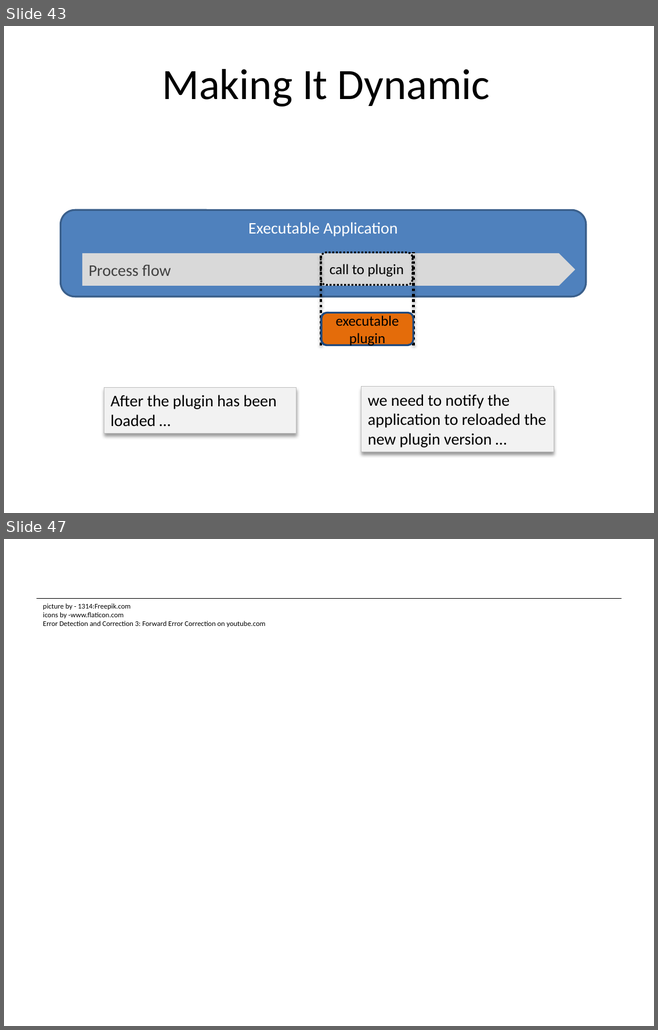
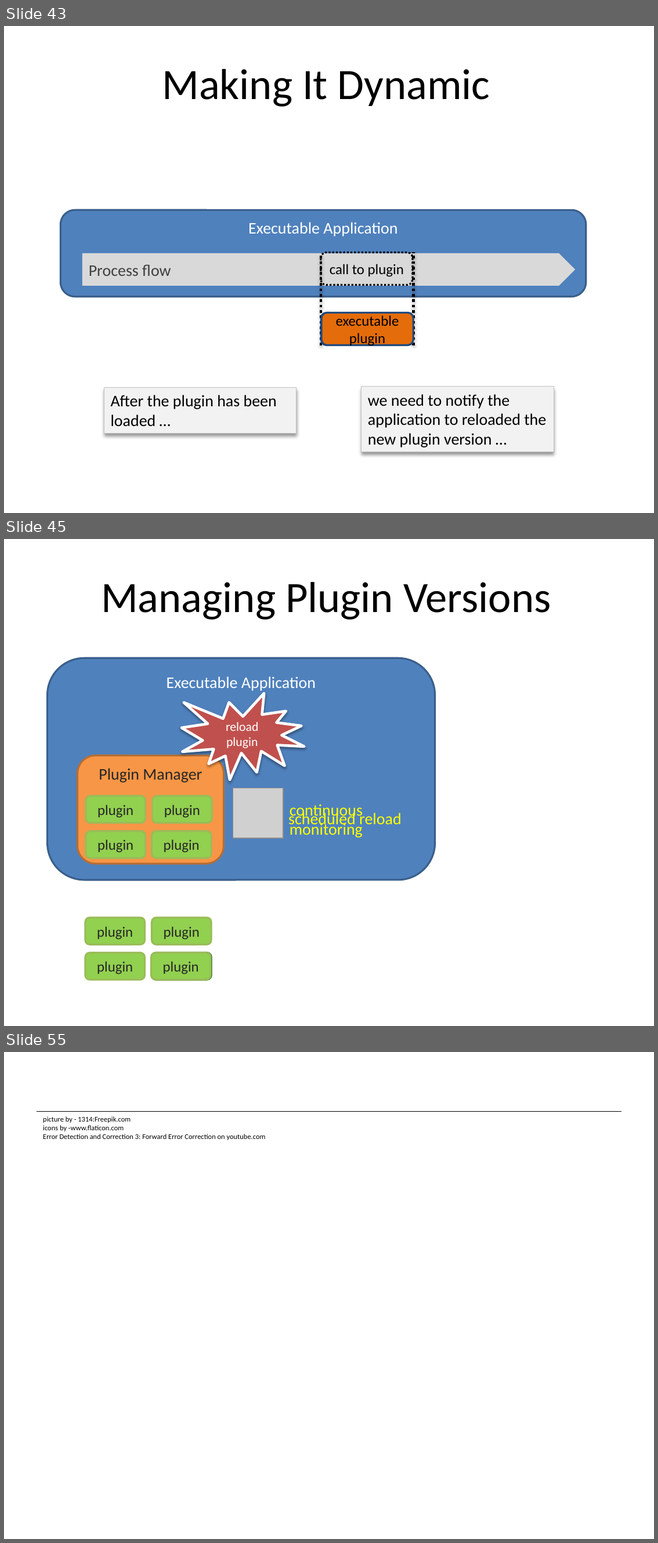
Before and after one commit to dsietz/datadot, a slide deck: Building Clustered Applications in a Distributed Architecture.pptx. Shown one above the other, each under a label of ours: slides 43 and 47 before the commit, slides 43, 45 and 55 after it; the slides between them are not shown. The pictures are 658x1030 and 658x1543 pixels, drawn with LibreOffice and Linux fonts; fonts in the diff are those of the drawing; grey boxes stand for pictures. Boxes give left, top, right and bottom in pixels: in the first picture for what was removed or moved away, otherwise in the second. Text is boxed around its words. In the diff, an @@ line names an element or a change of style, - is before the commit and + after.

```diff
--- a/Building Clustered Applications in a Distributed Architecture.pptx
+++ b/Building Clustered Applications in a Distributed Architecture.pptx
@@ slide 45 added at box(4, 539, 654, 1026), background #FFFFFF @@
@@ text added at box(101, 582, 550, 620), 48 pt, text #000000 @@
+Managing Plugin Versions
@@ rounded rectangle added at box(48, 658, 435, 880), fill #4F81BD, outline #3A5F8C 2 pt, 18 pt, text #FFFFFF @@
+Executable Application
@@ irregular seal added at box(181, 694, 304, 780), fill #C0504D, outline #FFFFFF 3 pt, 14 pt, text #FFFFFF @@
+reload
+plugin
@@ rounded rectangle added at box(78, 755, 224, 864), fill #F79646, outline #B76F34 2 pt, 18 pt, text #262626 @@
+Plugin Manager
@@ picture added at box(233, 788, 282, 838) @@
@@ picture added at box(233, 788, 284, 838) @@
@@ text added at box(288, 810, 401, 828), 18 pt, text #FFFF00 @@
+scheduled reload
@@ text added at box(289, 804, 362, 838), 18 pt, text #FFFF00 @@
+continuous
+monitoring
@@ group added at box(86, 797, 212, 859): 4 rounded rectangles @@
+plugin
+plugin
+plugin
+plugin
@@ rounded rectangle added at box(85, 918, 145, 945), fill #92D050, outline #9BBB59 2 pt, 16 pt, text #262626 @@
+plugin
@@ rounded rectangle added at box(151, 918, 211, 945), fill #92D050, outline #9BBB59 2 pt, 16 pt, text #262626 @@
+plugin
@@ rounded rectangle added at box(85, 953, 145, 980), fill #92D050, outline #9BBB59 2 pt, 16 pt, text #262626 @@
+plugin
@@ rounded rectangle added at box(151, 953, 210, 980), fill #92D050, outline #9BBB59 2 pt, 16 pt, text #262626 @@
+plugin
@@ rounded rectangle added at box(151, 953, 211, 980), fill #33CC33, outline #006600 2 pt, 16 pt, text #262626 @@
+plugin
@@ what was slide 47 is now slide 55 @@
```
Also in this commit, not shown: 8 slides changed, 9 other slides added, 2 slides removed.
